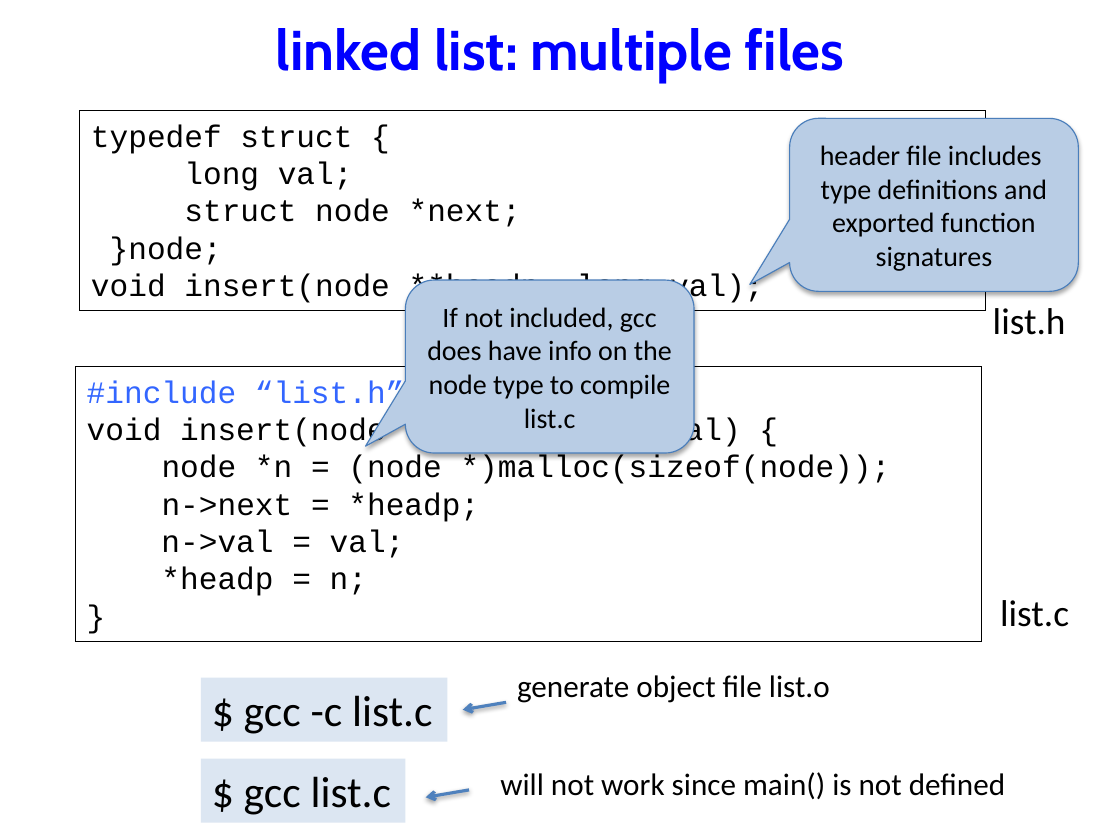
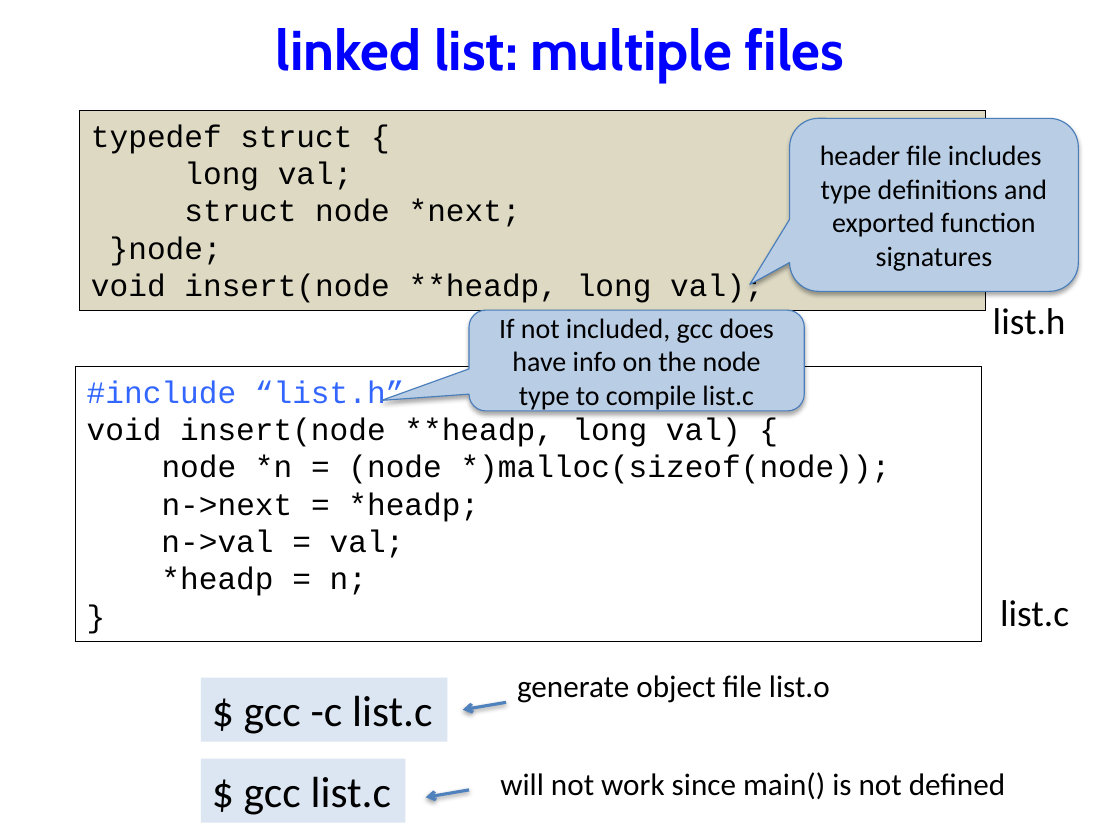
Before and after one commit to NYU-CSO/nyu-cso.github.io, a slide deck: slide 6 of notes/07-largec-io.pptx (slide 4 before the commit). Drawn at 1120x840 pixels with LibreOffice and Linux fonts; fonts in the diff are those of the drawing. Boxes give left, top, right and bottom in pixels: in the first picture for what was removed or moved away, otherwise in the second. Text is boxed around its words. In the diff, an @@ line names an element or a change of style, - is before the commit and + after.

```diff
--- a/notes/07-largec-io.pptx
+++ b/notes/07-largec-io.pptx
@@ rectangle "typedef struct {" at bbox=[80, 111, 986, 310]: fill none to #DDD9C3 @@
@@ rounded speech box "If not included, gcc does ...": place and size @@
-rounded speech box "If not included, gcc does ..." at bbox=[405, 280, 694, 452]
+rounded speech box "If not included, gcc does ..." at bbox=[469, 310, 804, 411]
@@ rounded speech box "If not included, gcc does ..." at bbox=[469, 310, 804, 411]: proportions changed @@
```
Also in this commit, not shown: 5 other slides changed, 2 slides added, 2 other files.
